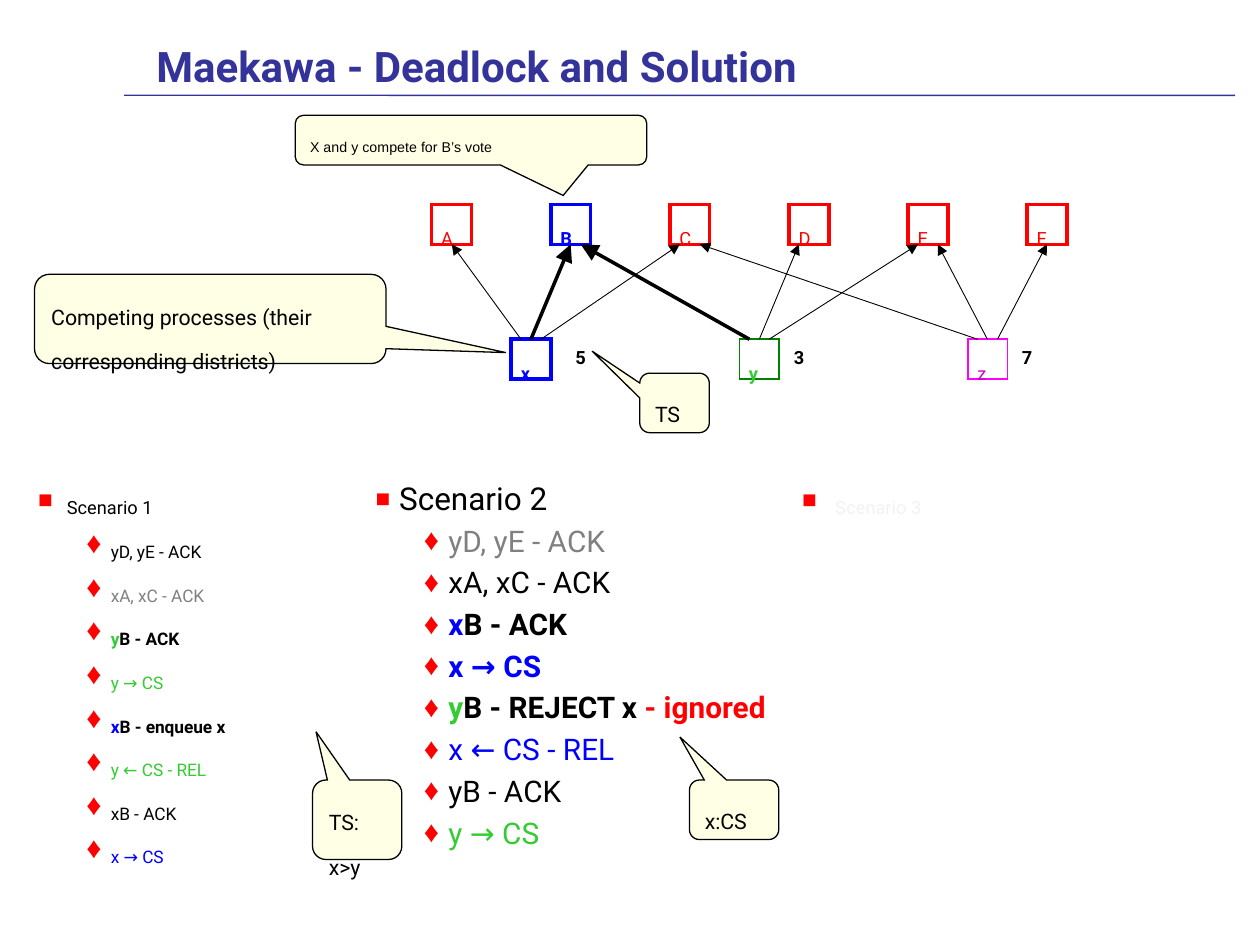
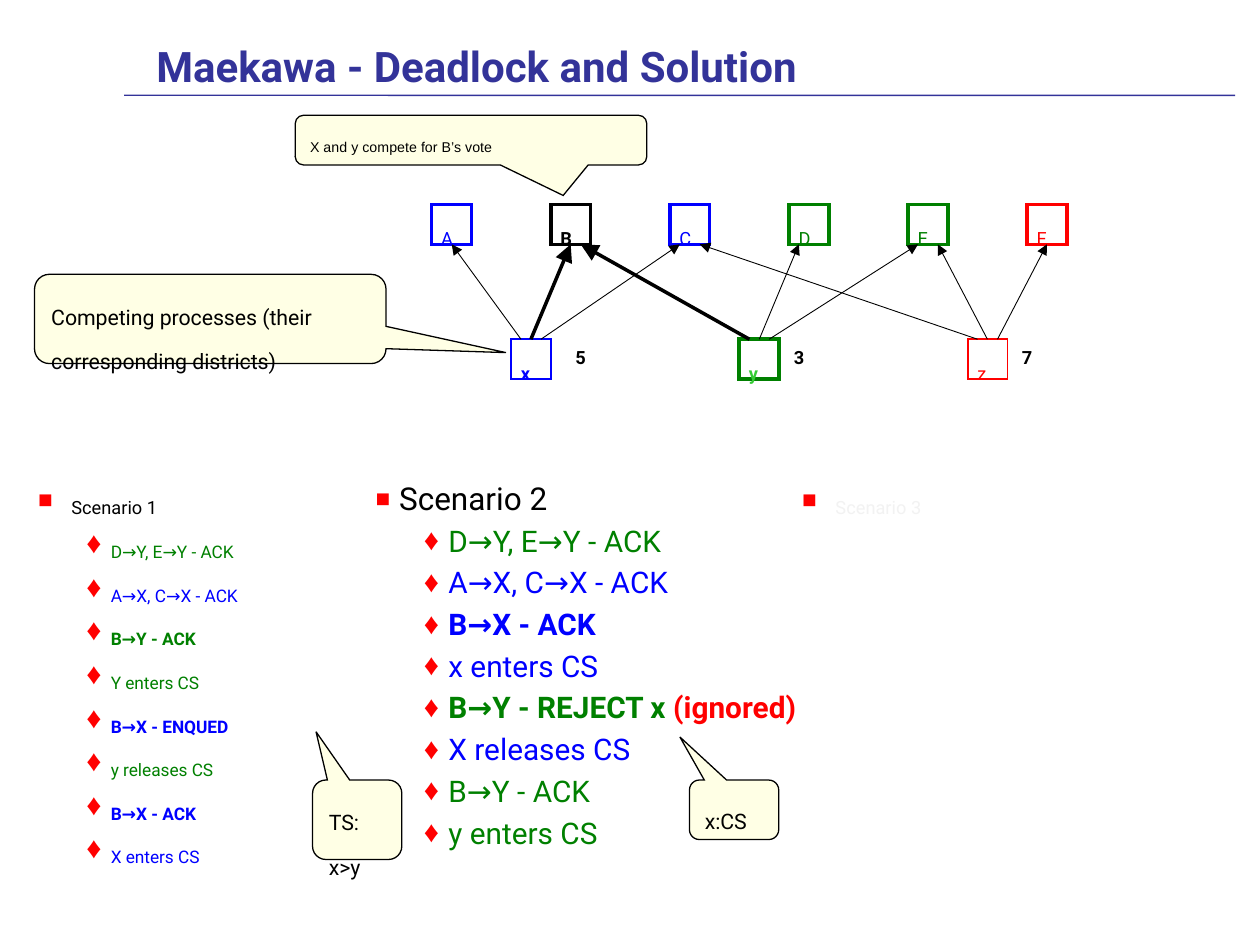
Before and after one commit to fan1x/fan1x.github.io, a slide deck: slide 60 of data/2025-26/pds/PDS-en.pptx. Drawn at 1260x945 pixels with LibreOffice and Linux fonts; fonts in the diff are those of the drawing. Boxes give left, top, right and bottom in pixels: in the first picture for what was removed or moved away, otherwise in the second. Text is boxed around its words. In the diff, an @@ line names an element or a change of style, - is before the commit and + after.

```diff
--- a/data/2025-26/pds/PDS-en.pptx
+++ b/data/2025-26/pds/PDS-en.pptx
@@ rectangle "A" at (432, 204, 472, 244): text colour #FF0000 to #0000FF; outline #FF0000 2 pt to #0000FF 2 pt @@
@@ rectangle "B" at (551, 204, 591, 244): text colour #0000FF to #000000; outline #0000FF 2 pt to #000000 2 pt @@
@@ rectangle "C" at (670, 204, 711, 244): text colour #FF0000 to #0000FF; outline #FF0000 2 pt to #0000FF 2 pt @@
@@ rectangle "D" at (789, 204, 829, 244): text colour #FF0000 to #008000; outline #FF0000 2 pt to #008000 2 pt @@
@@ rectangle "E" at (908, 204, 949, 244): text colour #FF0000 to #008000; outline #FF0000 2 pt to #008000 2 pt @@
@@ rectangle "y" at (740, 339, 780, 379): outline #008000 1 pt to #008000 2.25 pt @@
@@ rectangle "z" at (968, 339, 1008, 379): text colour #CC00CC to #FF0000; outline #FF00FF 1 pt to #FF0000 1 pt @@
@@ rounded speech box removed at (640, 373, 709, 432) @@
-TS
@@ text at (448, 530, 796, 851): text changed; text colour #000000 to #008000 @@
-  ♦ yD, yE - ACK
-  ♦ xA, xC - ACK
-  ♦ xB - ACK
-  ♦ x → CS
-  ♦ yB - REJECT x - ignored
-  ♦ x ← CS - REL
-  ♦ yB - ACK
-  ♦ y → CS
+  ♦ D→Y, E→Y - ACK
+  ♦ A→X, C→X - ACK
+  ♦ B→X - ACK
+  ♦ x enters CS
+  ♦ B→Y - REJECT x (ignored)
+  ♦ X releases CS
+  ♦ B→Y - ACK
+  ♦ y enters CS
@@ text at (111, 545, 238, 863): text changed; text colour #000000 to #008000 @@
-  ♦ yD, yE - ACK
-  ♦ xA, xC - ACK
-  ♦ yB - ACK
-  ♦ y → CS
-  ♦ xB - enqueue x
-  ♦ y ← CS - REL
-  ♦ xB - ACK
-  ♦ x → CS
+  ♦ D→Y, E→Y - ACK
+  ♦ A→X, C→X - ACK
+  ♦ B→Y - ACK
+  ♦ Y enters CS
+  ♦ B→X - ENQUED
+  ♦ y releases CS
+  ♦ B→X - ACK
+  ♦ X enters CS
```
Also in this commit, not shown: 9 other slides changed, 1 slide added, 1 other file.
